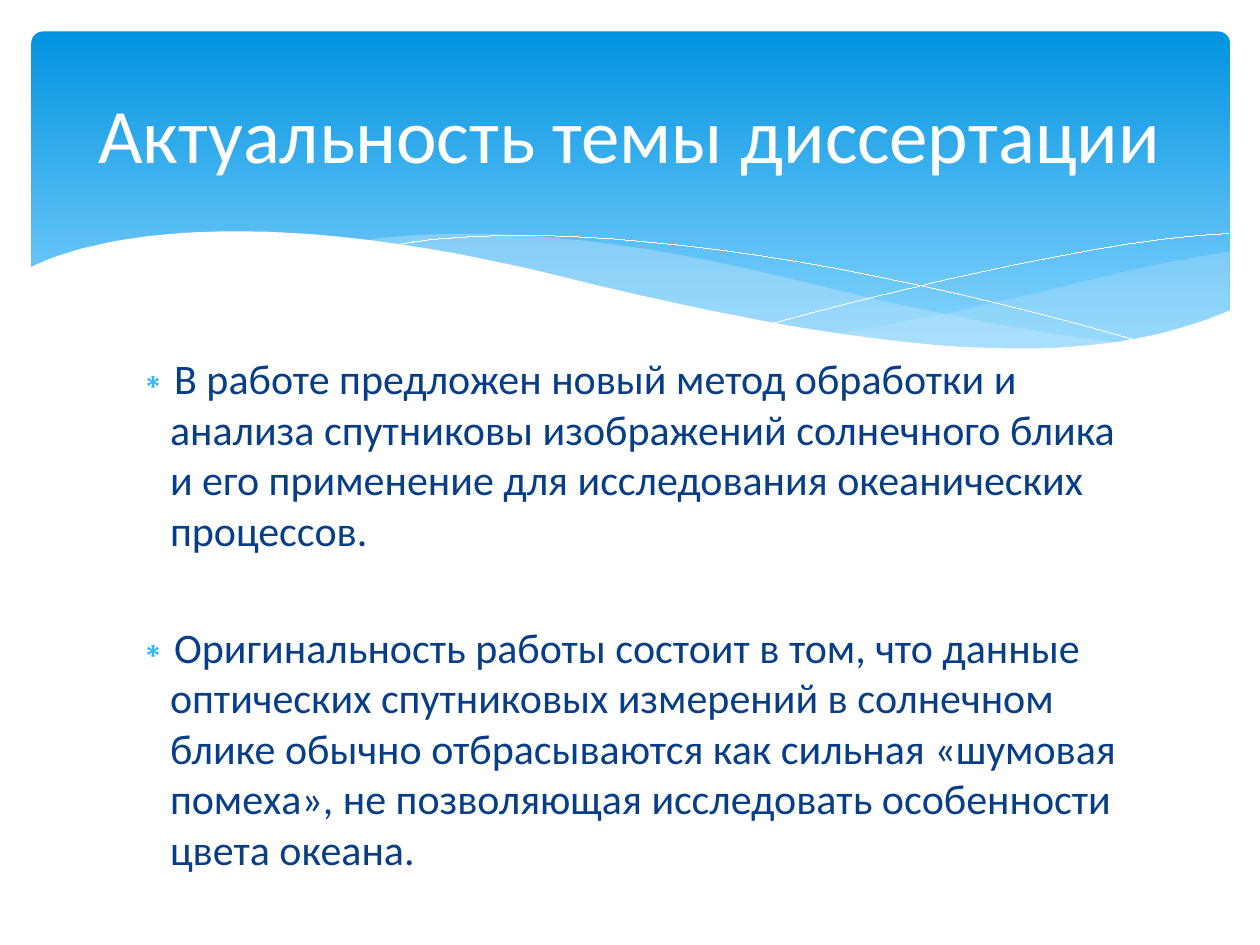
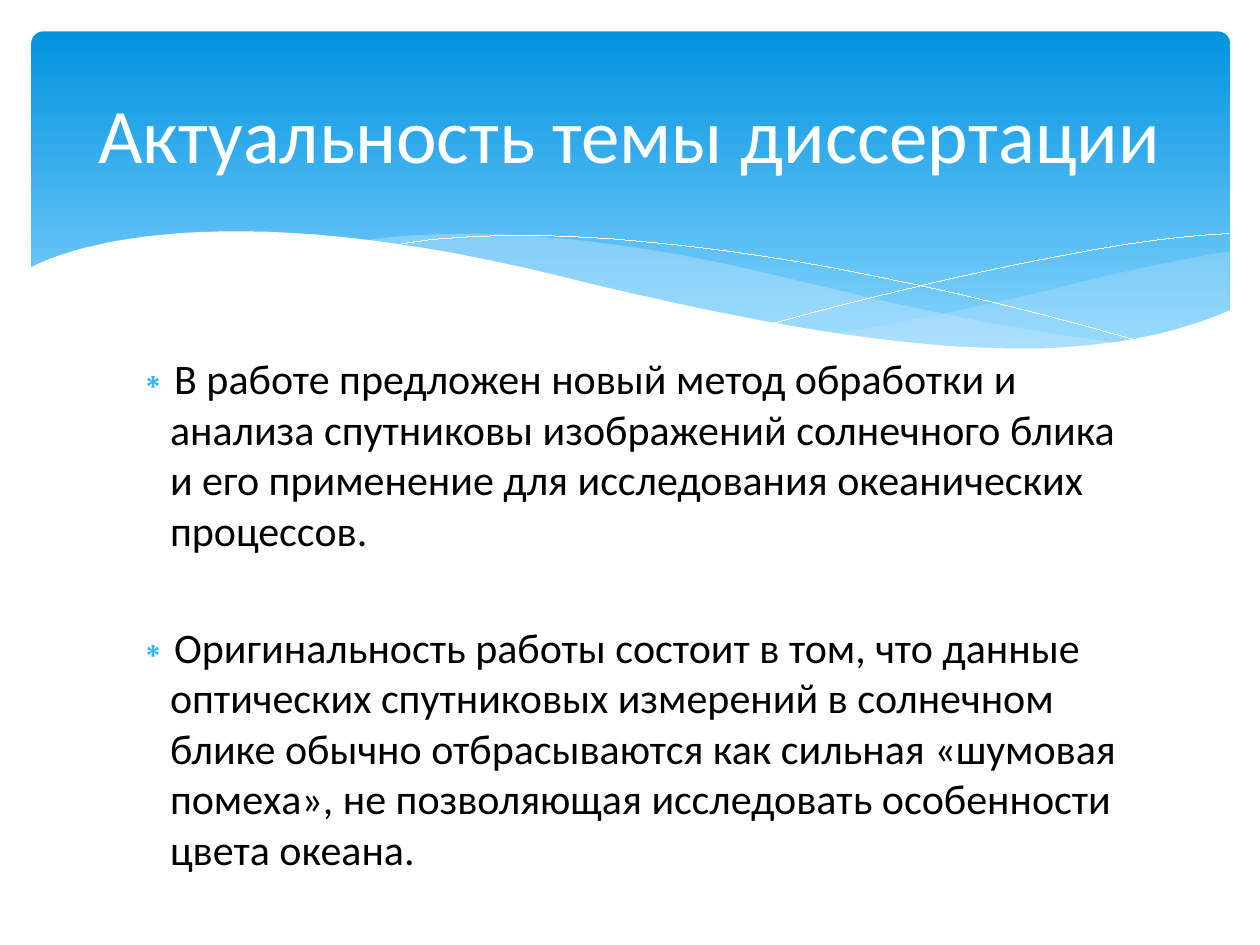
Before and after one commit to magican/Disser, a slide deck: slide 2 of Мясоедов_2014.pptx. Drawn at 1260x945 pixels with LibreOffice and Linux fonts; fonts in the diff are those of the drawing. Boxes give left, top, right and bottom in pixels: in the first picture for what was removed or moved away, otherwise in the second. Text is boxed around its words. In the diff, an @@ line names an element or a change of style, - is before the commit and + after.

```diff
--- a/Мясоедов_2014.pptx
+++ b/Мясоедов_2014.pptx
@@ text "В работе предложен новый метод ..." at (x1=170, y1=365, x2=1116, y2=872): text colour #073E87 to #000000 @@
```
Also in this commit, not shown: 6 other slides changed, 3 slides added.
